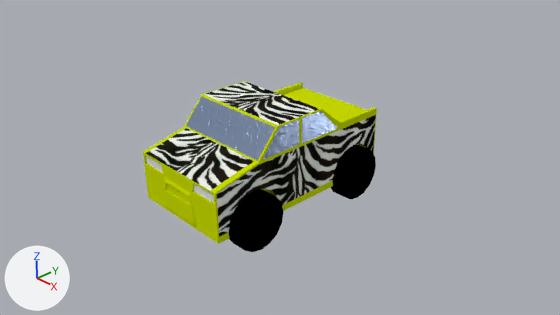
One commit to the Blender file 01-Models/dm-car.blend: the scene before it, then after it.
One viewpoint serves both versions: the file's camera 'Camera'. Lighting does not change. The marker at lower left points along +X, +Y and +Z.

The scene before the commit, as lines of its bpy script (objects in view):
```python
ob_cube = bpy.data.objects.new('Cube', me_cube)
ob_cube.location = (0.0, 0.0, 0.0)
ob_cube.scale = (1.0, 2.0, 1.0)
ob_cylinder = bpy.data.objects.new('Cylinder', me_cylinder)
ob_cylinder.location = (0.0, 0.0, 0.0)
ob_cylinder.rotation_euler = (0.0, 1.571, 0.0)  # degrees (0, 90, 0)
ob_cylinder.scale = (0.5, 0.5, 0.15)
```
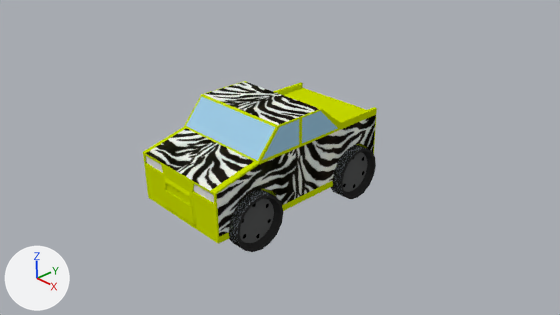
Diff of the bpy script that builds the scene:
```diff
--- a/01-Models/dm-car.blend.py
+++ b/01-Models/dm-car.blend.py
@@ mat_glass @@
 mat_glass = bpy.data.materials.new('glass')
-# nodes: BsdfAnisotropic, Displacement, Math, MixShader, OutputMaterial, TexNoise
-# colours: blue #adc2e7
+# nodes: BsdfDiffuse, OutputMaterial
+# colours: blue #9fcde7
@@ me_cylinder @@
 me_cylinder.from_pydata(...)  # 64 vertices, 50 faces; spans x -1.0..1.0, y -3.08..-1.08, z 5.67..7.67
 # used by ob_cylinder; location = (0.0, 0.0, 0.0); rotation_euler = (0.0, 1.571, 0.0), in degrees (0, 90, 0); scale = (0.5, 0.5, 0.15)
+# me_cylinder part 1: the whole mesh is moved by (0.0, 2.08, -6.67)
 me_cylinder.materials.append(mat_wheels)
@@ me_cylinder_001 @@
+me_cylinder_001.from_pydata(...)  # 64 vertices, 50 faces; spans x -1.0..1.0, y -1.0..1.0, z -1.0..1.0
+me_cylinder_001.materials.append(mat_wheels)
@@ ob_cylinder @@
 ob_cylinder = bpy.data.objects.new('Cylinder', me_cylinder)
-ob_cylinder.location = (0.0, 0.0, 0.0)
+ob_cylinder.location = (1.0, 1.39, 0.0)
 ob_cylinder.rotation_euler = (0.0, 1.571, 0.0)  # degrees (0, 90, 0)
 ob_cylinder.scale = (0.5, 0.5, 0.15)
-_m = ob_cylinder.modifiers.new('Lattice', 'LATTICE')
-_m = ob_cylinder.modifiers.new('Mirror', 'MIRROR')
-_m.use_axis = (False, False, True)
-_m = ob_cylinder.modifiers.new('Array', 'ARRAY')
-_m.use_constant_offset = True
-_m.constant_offset_displace = (0.0, 4.85, 0.0)
-_m.use_relative_offset = False
-_m.relative_offset_displace = (0.0, 2.2, 0.0)
@@ ob_cylinder_001 @@
+ob_cylinder_001 = bpy.data.objects.new('Cylinder.001', me_cylinder_001)
+ob_cylinder_001.location = (1.0, -1.04, 0.0)
+ob_cylinder_001.rotation_euler = (0.0, 1.571, 0.0)  # degrees (0, 90, 0)
+ob_cylinder_001.scale = (0.5, 0.5, 0.15)
```

Pixel boxes (x1, y1, x2, y2) of what changed, in the pictures (560 x 315 px):
'Cube', surface changed
    both: (184, 94, 374, 239)
'Cylinder.001', added
    after: (229, 189, 283, 252)
'Cylinder', moved, modifiers changed (not visible before)
    after: (331, 145, 376, 199)
